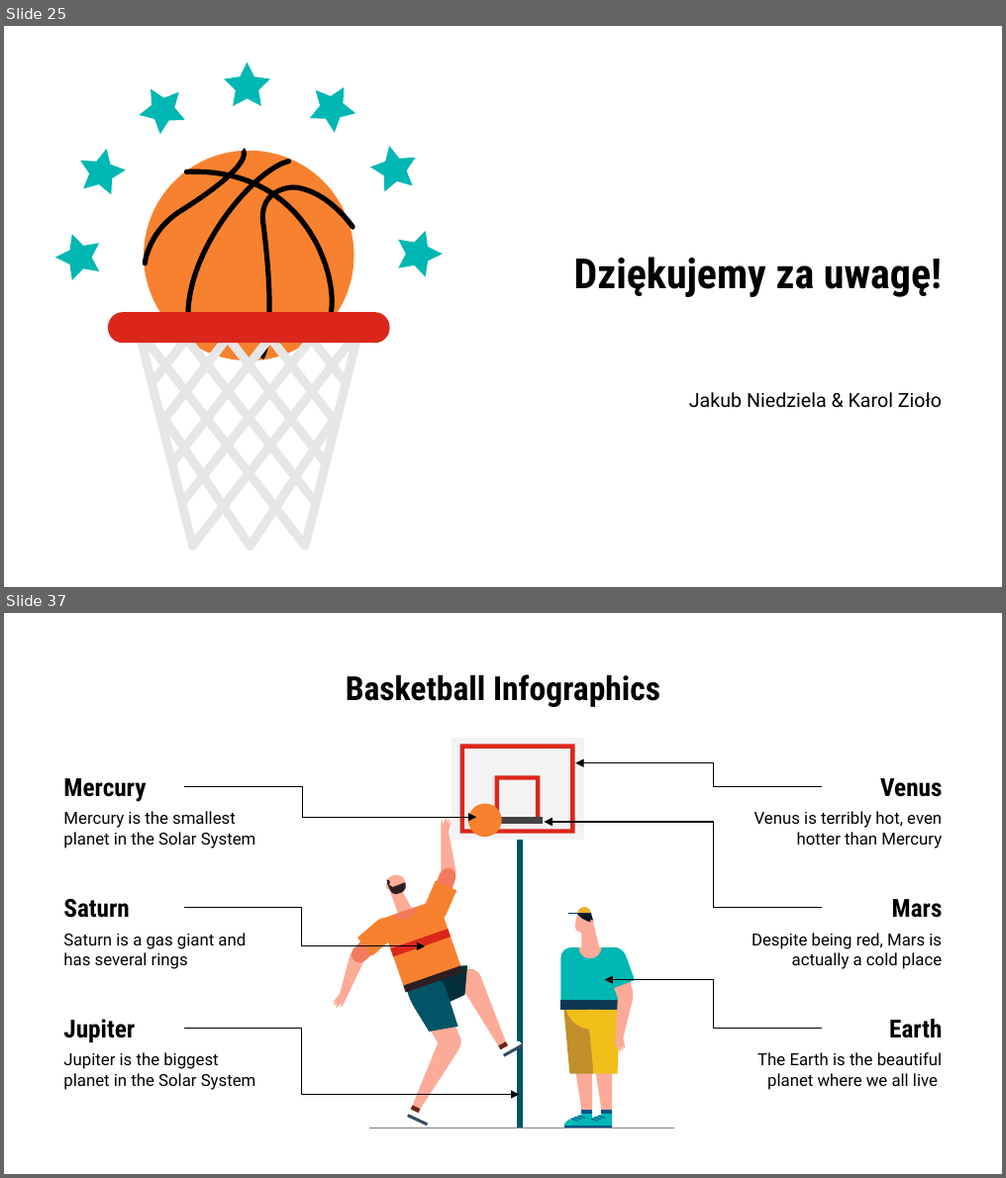
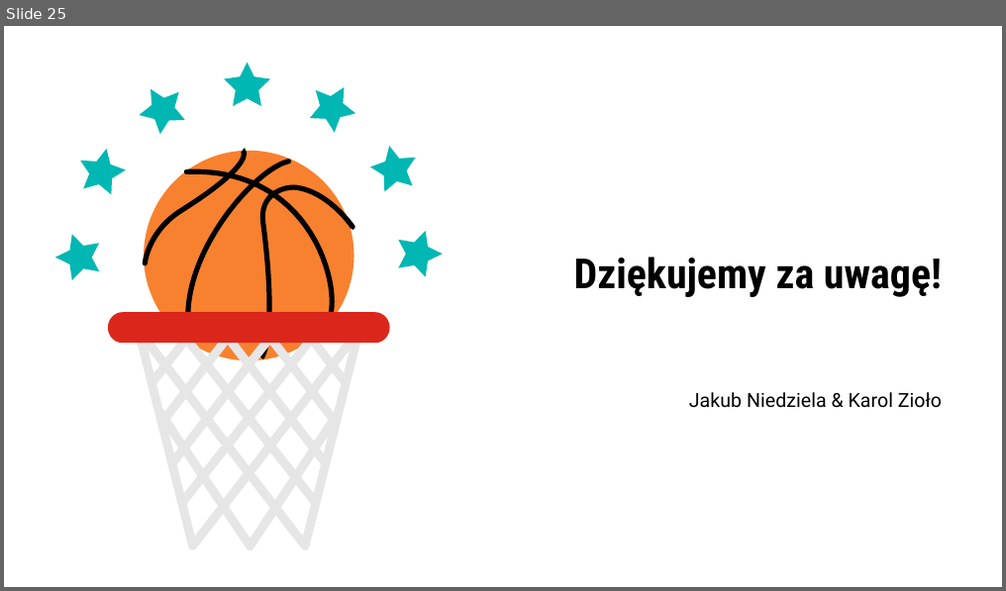
Before and after one commit to dukekush/AW, a slide deck: Prezentacja_AW.pptx. Shown one above the other, each under a label of ours: slides 25 and 37 before the commit, slide 25 after it; the slides between them are not shown. The pictures are 1006x1178 and 1006x591 pixels, drawn with LibreOffice and Linux fonts; fonts in the diff are those of the drawing. Boxes give left, top, right and bottom in pixels: in the first picture for what was removed or moved away, otherwise in the second. Text is boxed around its words. In the diff, an @@ line names an element or a change of style, - is before the commit and + after.

```diff
--- a/Prezentacja_AW.pptx
+++ b/Prezentacja_AW.pptx
@@ slide 37 removed at (4,613,1002,1174), background #FFFFFF @@
@@ title removed at (346,674,660,707) @@
-Basketball Infographics
@@ text removed at (63,778,146,802) @@
-Mercury
@@ elbow arrow removed from (184, 786) to (476, 818) @@
@@ elbow arrow removed from (822, 786) to (576, 762) @@
@@ text removed at (880,778,942,797) @@
-Venus
@@ text removed at (63,811,256,849) @@
-Mercury is the smallest planet in the Solar System
@@ text removed at (754,811,942,849) @@
-Venus is terribly hot, even hotter than Mercury
@@ elbow arrow removed from (822, 907) to (544, 822) @@
@@ text removed at (63,899,129,918) @@
-Saturn
@@ elbow arrow removed from (184, 907) to (425, 947) @@
@@ text removed at (892,899,943,918) @@
-Mars
@@ text removed at (63,933,246,969) @@
-Saturn is a gas giant and has several rings
@@ text removed at (751,933,942,969) @@
-Despite being red, Mars is actually a cold place
@@ elbow arrow removed from (822, 1028) to (605, 980) @@
@@ text removed at (63,1019,135,1043) @@
-Jupiter
@@ elbow arrow removed from (184, 1028) to (519, 1095) @@
@@ text removed at (889,1019,942,1039) @@
-Earth
@@ text removed at (63,1053,256,1090) @@
-Jupiter is the biggest planet in the Solar System
@@ text removed at (757,1053,942,1090) @@
-The Earth is the beautiful planet where we all live
@@ group removed at (333,738,673,1129): 69 freeform shapes @@
```
Also in this commit, not shown: 30 other slides removed, 1 other file.
